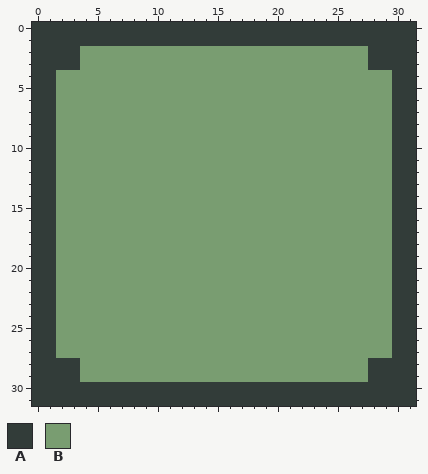
Two versions of one pixel-art file, Assets/Sprites/Practice/Sprite-0001.aseprite. The first picture shows the starting point.
32x32 pixels, 1 frame.
Palette (. is transparent): A #323c39  B #799d71
Pixels before, first column x 0:
 0 AAAAAAAAAAAAAAAAAAAAAAAAAAAAAAAA
 1 AAAAAAAAAAAAAAAAAAAAAAAAAAAAAAAA
 2 AAAABBBBBBBBBBBBBBBBBBBBBBBBAAAA
 3 AAAABBBBBBBBBBBBBBBBBBBBBBBBAAAA
 4 AABBBBBBBBBBBBBBBBBBBBBBBBBBBBAA
 5 AABBBBBBBBBBBBBBBBBBBBBBBBBBBBAA
 6 AABBBBBBBBBBBBBBBBBBBBBBBBBBBBAA
 7 AABBBBBBBBBBBBBBBBBBBBBBBBBBBBAA
 8 AABBBBBBBBBBBBBBBBBBBBBBBBBBBBAA
 9 AABBBBBBBBBBBBBBBBBBBBBBBBBBBBAA
10 AABBBBBBBBBBBBBBBBBBBBBBBBBBBBAA
11 AABBBBBBBBBBBBBBBBBBBBBBBBBBBBAA
12 AABBBBBBBBBBBBBBBBBBBBBBBBBBBBAA
13 AABBBBBBBBBBBBBBBBBBBBBBBBBBBBAA
14 AABBBBBBBBBBBBBBBBBBBBBBBBBBBBAA
15 AABBBBBBBBBBBBBBBBBBBBBBBBBBBBAA
16 AABBBBBBBBBBBBBBBBBBBBBBBBBBBBAA
17 AABBBBBBBBBBBBBBBBBBBBBBBBBBBBAA
18 AABBBBBBBBBBBBBBBBBBBBBBBBBBBBAA
19 AABBBBBBBBBBBBBBBBBBBBBBBBBBBBAA
20 AABBBBBBBBBBBBBBBBBBBBBBBBBBBBAA
21 AABBBBBBBBBBBBBBBBBBBBBBBBBBBBAA
22 AABBBBBBBBBBBBBBBBBBBBBBBBBBBBAA
23 AABBBBBBBBBBBBBBBBBBBBBBBBBBBBAA
24 AABBBBBBBBBBBBBBBBBBBBBBBBBBBBAA
25 AABBBBBBBBBBBBBBBBBBBBBBBBBBBBAA
26 AABBBBBBBBBBBBBBBBBBBBBBBBBBBBAA
27 AABBBBBBBBBBBBBBBBBBBBBBBBBBBBAA
28 AAAABBBBBBBBBBBBBBBBBBBBBBBBAAAA
29 AAAABBBBBBBBBBBBBBBBBBBBBBBBAAAA
30 AAAAAAAAAAAAAAAAAAAAAAAAAAAAAAAA
31 AAAAAAAAAAAAAAAAAAAAAAAAAAAAAAAA
Once edited:
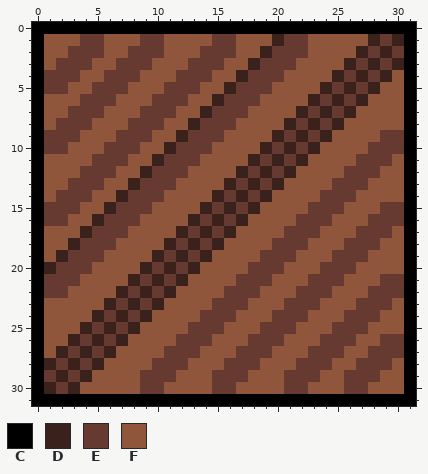
Colours new in this view: C #000000  D #3b211c  E #663931  F #8f563b
What changed:
Changed rows in their new state; - is an unchanged pixel.
first column x 0:
 0 CCCCCCCCCCCCCCCCCCCCCCCCCCCCCCCC
 1 CFFFEEFFFEEFFFFEEFFFDEEFFFFFDEDC
 2 CFFEEEFFEEEFFFEEEFFDEEEFFFFDEDEC
 3 CFEEEFFEEEFFFEEEFFDEEEFFFFDEDEDC
 4 CEEEFFEEEFFFEEEFFDEEEFFFFDEDEDFC
 5 CEEFFEEEFFFEEEFFDEEEFFFFDEDEDFFC
 6 CFFFEEEFFFEEEFFDEEEFFFFDEDEDFFFC
 7 CFFEEEFFFEEEFFDEEEFFFFDEDEDFFFFC
 8 CFEEEFFFEEEFFDEEEFFFFDEDEDFFFFFC
 9 CEEEFFFEEEFFDEEEFFFFDEDEDFFFFEEC
10 CEEFFFEEEFFDEEEFFFFDEDEDFFFFEEEC
11 CFFFFEEEFFDEEEFFFFDEDEDFFFFEEEFC
12 CFFFEEEFFDEEEFFFFDEDEDFFFFEEEFFC
13 CFFEEEFFDEEEFFFFDEDEDFFFFEEEFFFC
14 CFEEEFFDEEEFFFFDEDEDFFFFEEEFFFFC
15 CEEEFFDEEEFFFFDEDEDFFFFEEEFFFEEC
16 CEEFFDEEEFFFFDEDEDFFFFEEEFFFEEEC
17 CFFFDEEEFFFFDEDEDFFFFEEEFFFEEEFC
18 CFFDEEEFFFFDEDEDFFFFEEEFFFEEEFFC
19 CFDEEEFFFFDEDEDFFFFEEEFFFEEEFFFC
20 CDEEEFFFFDEDEDFFFFEEEFFFEEEFFFFC
21 CEEEFFFFDEDEDFFFFEEEFFFEEEFFFEEC
22 CEEFFFFDEDEDFFFFEEEFFFEEEFFFEEEC
23 CFFFFFDEDEDFFFFEEEFFFEEEFFFEEEFC
24 CFFFFDEDEDFFFFEEEFFFEEEFFFEEEFFC
25 CFFFDEDEDFFFFEEEFFFEEEFFFEEEFFFC
26 CFFDEDEDFFFFEEEFFFEEEFFFEEEFFEEC
27 CFDEDEDFFFFEEEFFFEEEFFFEEEFFEEEC
28 CDEDEDFFFFEEEFFFEEEFFFEEEFFEEEFC
29 CEDEDFFFFEEEFFFEEEFFFEEEFFEEEFFC
30 CDEDFFFFFEEFFFFEEFFFFEEFFFEEFFFC
31 CCCCCCCCCCCCCCCCCCCCCCCCCCCCCCCC
Changed places in both pictures, as pixel boxes (x1, y1, x2, y2):
changed: (32, 22, 416, 406)
